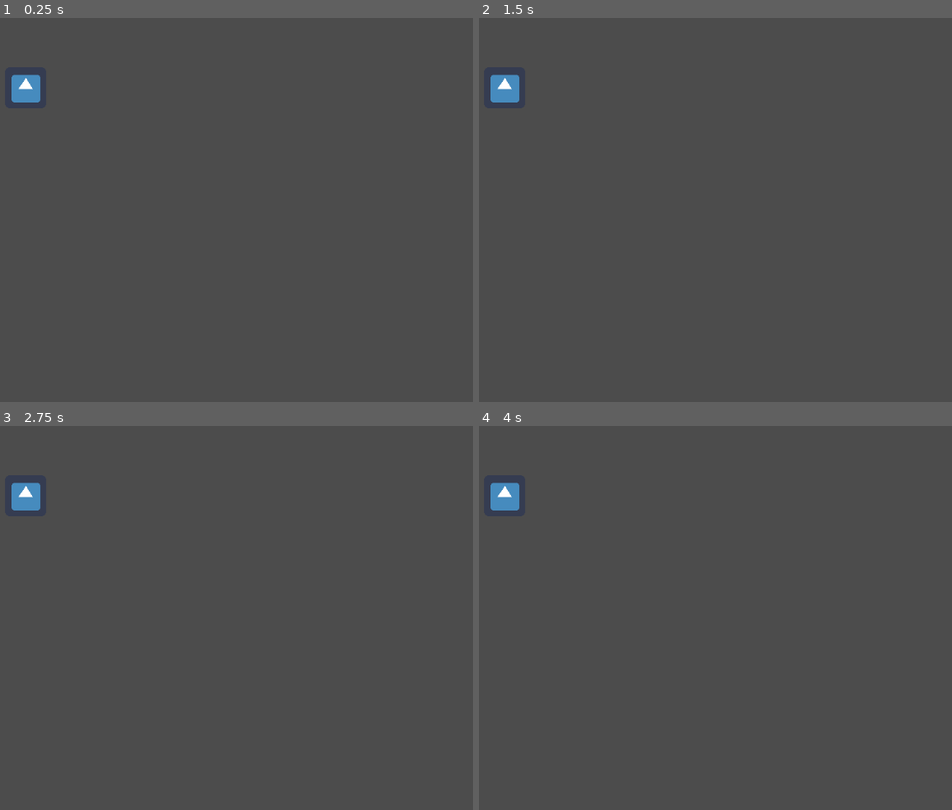
Above: before the commit, frames 1-4 (two rows, left to right).
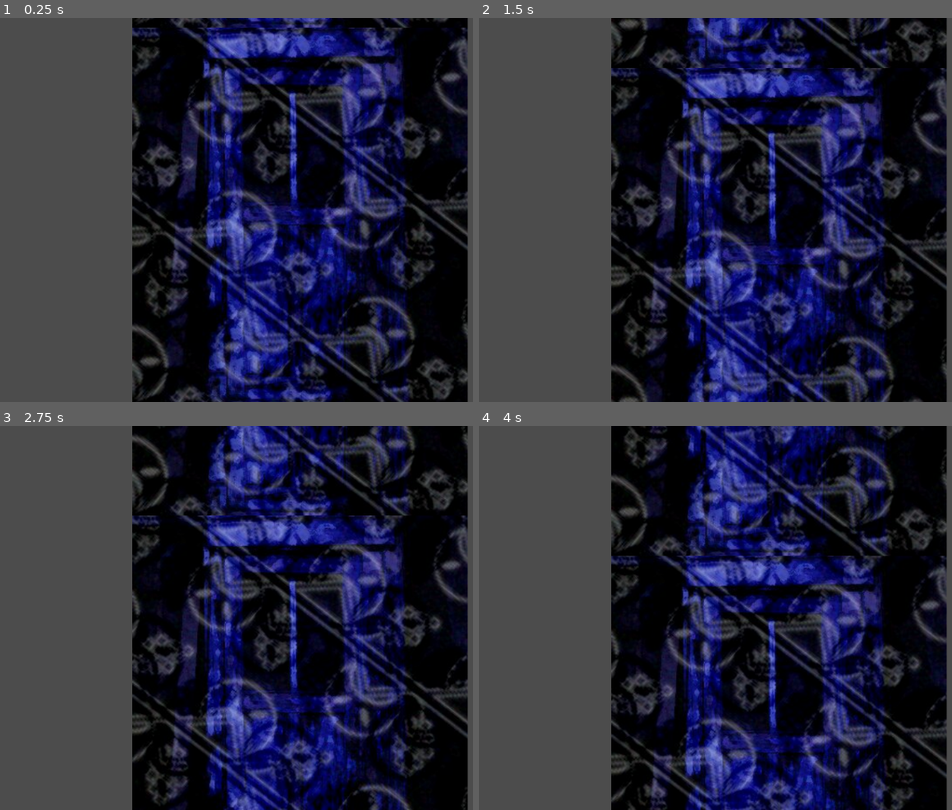
Above: after the commit, the same moments.

Repository: inrate/Touhou-2052
Game: Godot game, scene res://main.tscn
Same seed, same stepped clock (60 frames per second), same inputs: the game is played once before the commit and once after it. The engine's default icon, where the game draws it, is replaced by a stand-in: a white triangle on a blue panel in a dark square.
Inputs:
- Up to frame 1 (0.25 s): no input
- Up to frame 2 (1.5 s): no input
- Up to frame 3 (2.75 s): no input
- Up to frame 4 (4 s): no input

The runs differ from the first frame. In frame 1, 68% of the frame differs, in the area x 2-99%, y 0-100%; in frame 2, 68%; in frame 3, 68%; in frame 4, 68%.

Commit message:
first background

Diff:
--- /dev/null
+++ b/ParallaxBackground.tscn
@@ -0,0 +1,15 @@
+[gd_scene load_steps=3 format=2]
+
+[ext_resource path="res://backgrounds/background pictures/2f13b664f2f8bdae40902c52cd5eb3656e4496a9r1-384-448v2_hq.jpg" type="Texture" id=2]
+[ext_resource path="res://backgrounds/ParallaxLayer.gd" type="Script" id=3]
+
+[node name="ParallaxBackground" type="ParallaxBackground"]
+
+[node name="ParallaxLayer" type="ParallaxLayer" parent="."]
+motion_mirroring = Vector2( 0, 590 )
+script = ExtResource( 3 )
+
+[node name="Sprite" type="Sprite" parent="ParallaxLayer"]
+position = Vector2( 491, 302 )
+scale = Vector2( 1.36198, 1.33594 )
+texture = ExtResource( 2 )
--- /dev/null
+++ b/backgrounds/ParallaxBackground.gd
@@ -0,0 +1,6 @@
+extends ParallaxBackground
+
+export var speed = 50
+
+func _process(delta):
+	offset.y += speed * delta
--- /dev/null
+++ b/backgrounds/ParallaxBackground.tscn
@@ -0,0 +1,15 @@
+[gd_scene load_steps=3 format=2]
+
+[ext_resource path="res://backgrounds/ParallaxLayer.gd" type="Script" id=1]
+[ext_resource path="res://backgrounds/background pictures/2f13b664f2f8bdae40902c52cd5eb3656e4496a9r1-384-448v2_hq.jpg" type="Texture" id=2]
+
+[node name="ParallaxBackground" type="ParallaxBackground"]
+
+[node name="ParallaxLayer" type="ParallaxLayer" parent="."]
+motion_mirroring = Vector2( 0, 590 )
+script = ExtResource( 1 )
+
+[node name="Sprite" type="Sprite" parent="ParallaxLayer"]
+position = Vector2( 491, 302 )
+scale = Vector2( 1.36198, 1.33594 )
+texture = ExtResource( 2 )
--- /dev/null
+++ b/backgrounds/ParallaxLayer.gd
@@ -0,0 +1,6 @@
+extends ParallaxLayer
+
+export(float) var Back_speed = 50
+
+func _process(delta):
+	self.motion_offset.y += Back_speed * delta
--- /dev/null
+++ b/backgrounds/background.gd
@@ -0,0 +1,6 @@
+extends ParallaxBackground
+
+export var speed = 50
+
+func _process(delta):
+	offset.y += speed * delta
--- a/main.tscn
+++ b/main.tscn
@@ -1,9 +1,7 @@
 [gd_scene load_steps=2 format=2]
 
-[ext_resource path="res://icon.png" type="Texture" id=1]
+[ext_resource path="res://ParallaxBackground.tscn" type="PackedScene" id=1]
 
 [node name="Node2D" type="Node2D"]
 
-[node name="Icon" type="Sprite" parent="."]
-position = Vector2( 63, 109 )
-texture = ExtResource( 1 )
+[node name="ParallaxBackground" parent="." instance=ExtResource( 1 )]
Binary file added: backgrounds/background pictures/2f13b664f2f8bdae40902c52cd5eb3656e4496a9r1-384-448v2_hq.jpg
Not shown, added: backgrounds/background pictures/2f13b664f2f8bdae40902c52cd5eb3656e4496a9r1-384-448v2_hq.jpg.import
